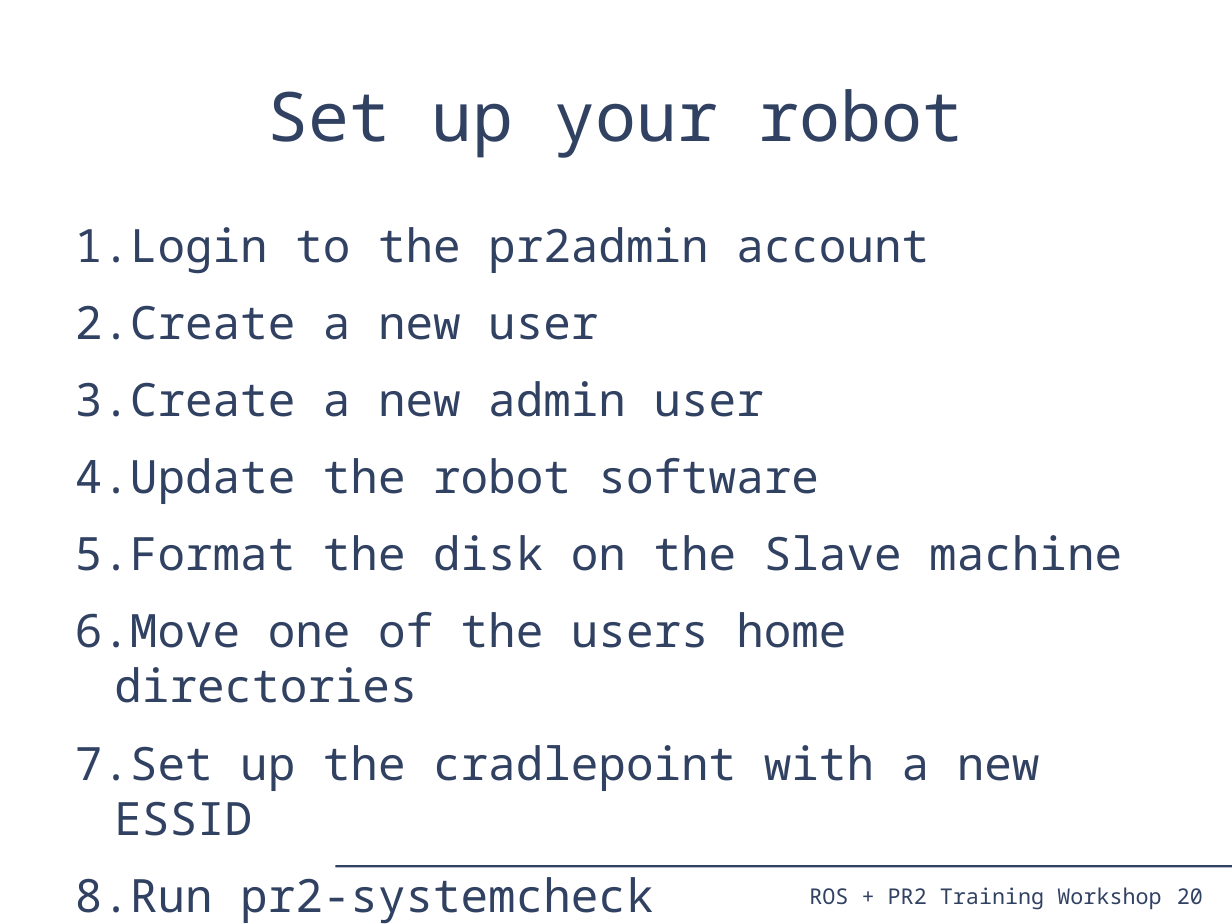
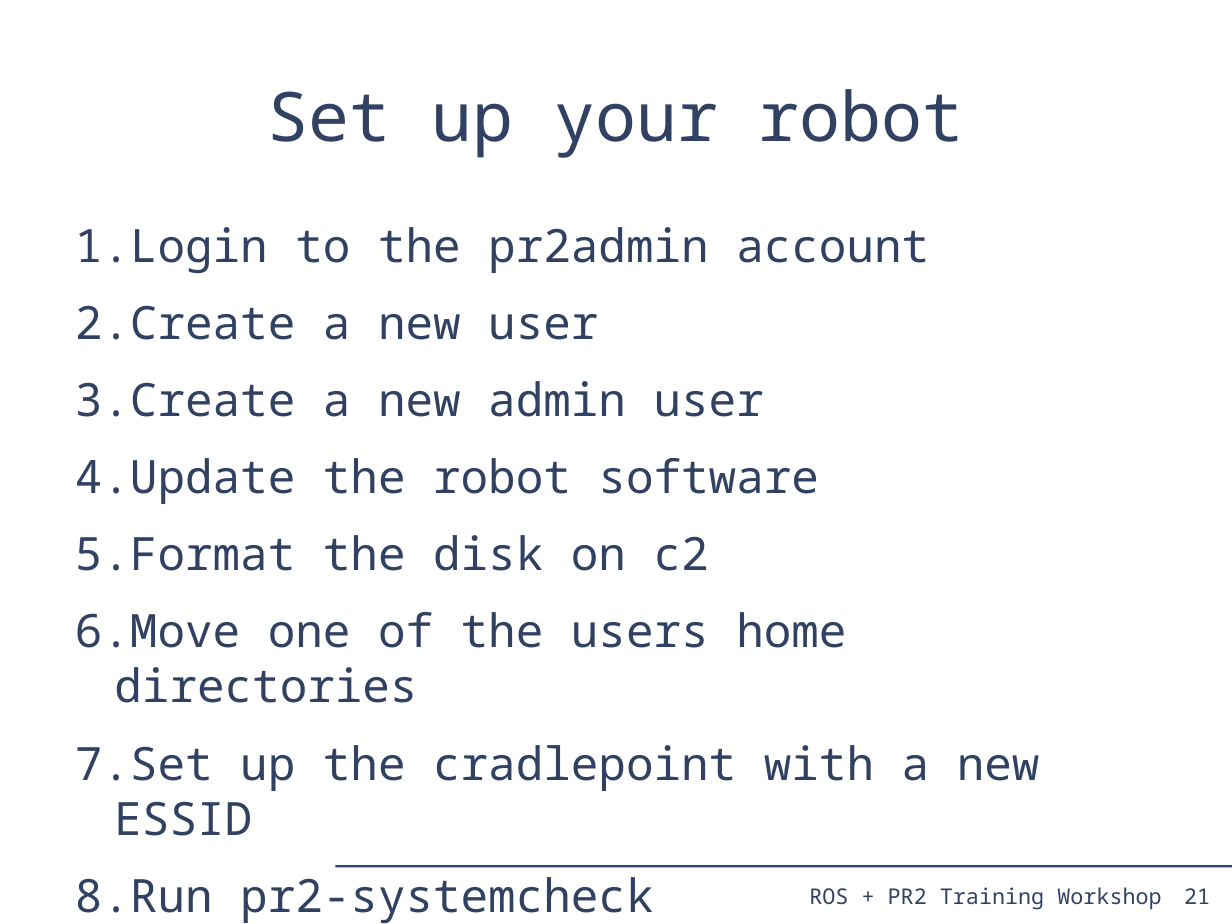
Before and after one commit to PR2/pr2_docs, a slide deck: slide 21 of pr2_training_workshop/pr2_sysadmin/pr2_syasdmin.odp (slide 20 before the commit). Drawn at 1232x924 pixels with LibreOffice and Linux fonts; fonts in the diff are those of the drawing. Boxes give left, top, right and bottom in pixels: in the first picture for what was removed or moved away, otherwise in the second. Text is boxed around its words. In the diff, an @@ line names an element or a change of style, - is before the commit and + after.

```diff
--- a/pr2_training_workshop/pr2_sysadmin/pr2_syasdmin.odp
+++ b/pr2_training_workshop/pr2_sysadmin/pr2_syasdmin.odp
@@ text at <box>75,535,709,571</box>: text changed @@
-5. Format the disk on the Slave machine
+5. Format the disk on c2
@@ page number removed at <box>1177,888,1203,904</box> @@
-20
@@ page number added at <box>1184,888,1210,904</box>, 14 pt, text #314162 @@
+21
```
Also in this commit, not shown: 17 other slides changed, 1 slide added.
